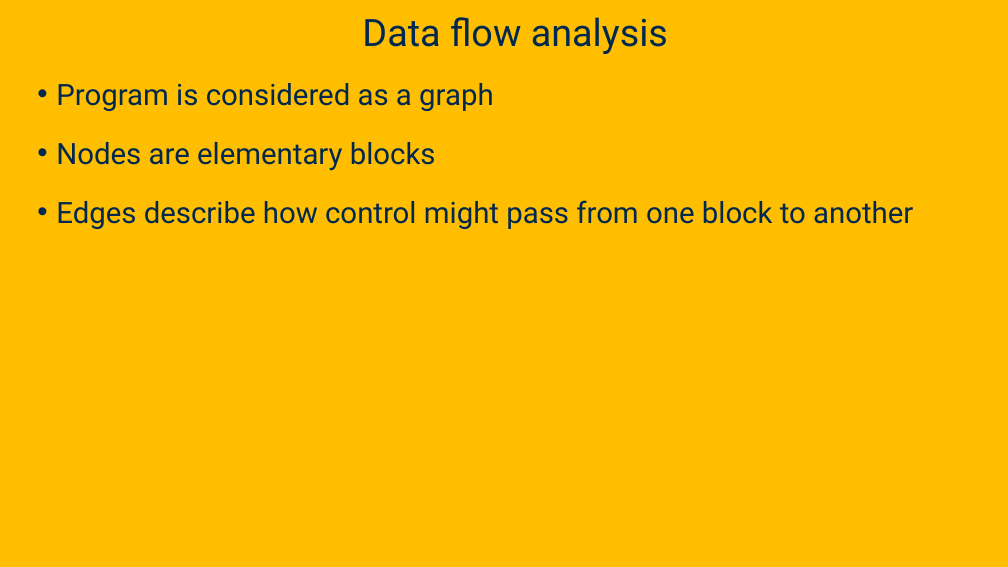
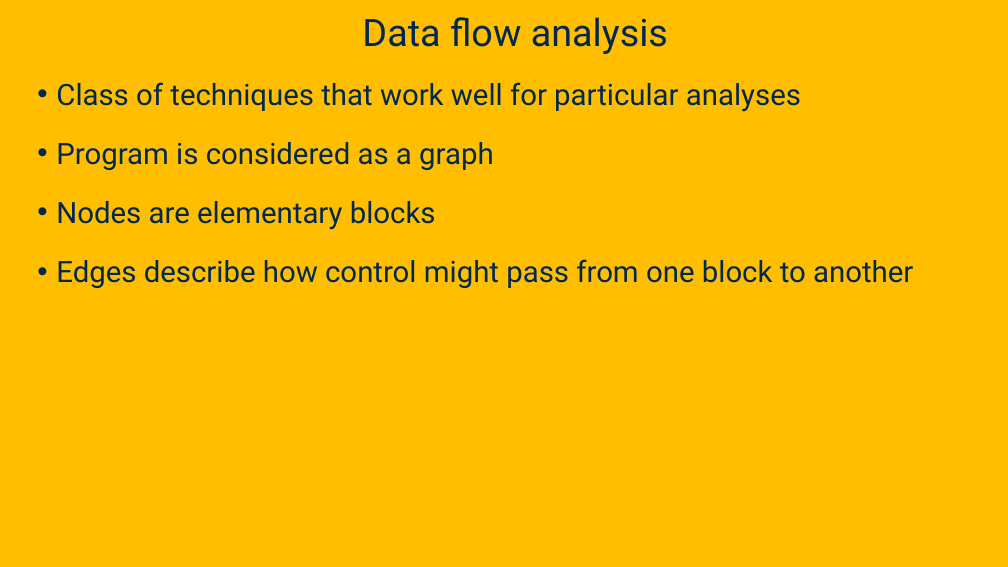
Before and after one commit to davsec-teaching/ECS289C-Spring2025, a slide deck: slide 15 of slides/3_data_flow_analysis.pptx. Drawn at 1008x567 pixels with LibreOffice and Linux fonts; fonts in the diff are those of the drawing; background and template pictures are left out. Boxes give left, top, right and bottom in pixels: in the first picture for what was removed or moved away, otherwise in the second. Text is boxed around its words. In the diff, an @@ line names an element or a change of style, - is before the commit and + after.

```diff
--- a/slides/3_data_flow_analysis.pptx
+++ b/slides/3_data_flow_analysis.pptx
@@ text at [56, 82, 801, 112]: paragraph added @@
+• Class of techniques that work well for particular analyses
```
Also in this commit, not shown: 50 other slides changed, 4 slides added.
